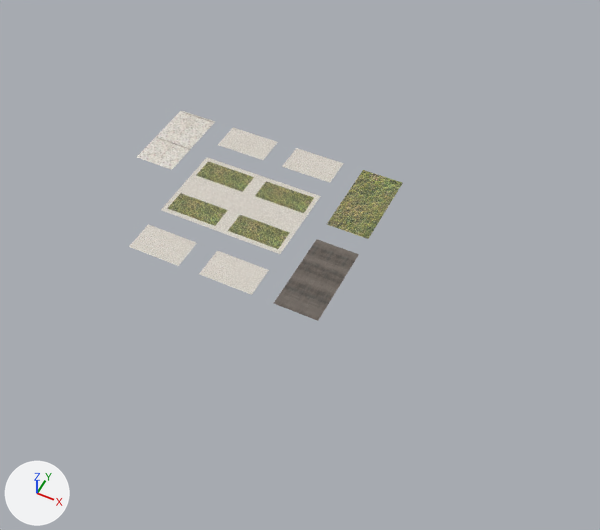
What one commit did to the OBJ model ProyectoFinal/ProyectoFinal/Models/Extras/Piso.obj.
Both versions are drawn from a 50 mm camera at (4339.0, -6908.0, 7824.0) aimed at (987.0, -205.0, -555.0). The lights are fixed; the arrows at lower left show +X, +Y and +Z. Where no turn or scale is listed for an object, it has been applied to the vertices.

Script lines for the objects in view, before the commit:
```python
ob_piso__cuadrantes__centro = bpy.data.objects.new('Piso_(cuadrantes)_Centro', me_piso__cuadrantes__centro)
ob_piso__cuadrantes__centro.location = (0.0, 0.0, 0.0)
ob_piso__cuadrantes__helipuerto = bpy.data.objects.new('Piso_(cuadrantes)_Helipuerto', me_piso__cuadrantes__helipuerto)
ob_piso__cuadrantes__helipuerto.location = (0.0, 0.0, 0.0)
ob_piso__cuadrantes__pasto = bpy.data.objects.new('Piso_(cuadrantes)_Pasto', me_piso__cuadrantes__pasto)
ob_piso__cuadrantes__pasto.location = (0.0, 0.0, 0.0)
ob_piso__cuadrantes__pisocentro = bpy.data.objects.new('Piso_(cuadrantes)_Pisocentro', me_piso__cuadrantes__pisocentro)
ob_piso__cuadrantes__pisocentro.location = (0.0, 0.0, 0.0)
ob_piso__cuadrantes__tierra = bpy.data.objects.new('Piso_(cuadrantes)_Tierra', me_piso__cuadrantes__tierra)
ob_piso__cuadrantes__tierra.location = (0.0, 0.0, 0.0)
# me_piso__cuadrantes__helipuerto
# before: 0 (1800.0, -1350.0, 0.0) at pixel (318, 320), 1 (1200.0, -1350.0, 0.0) at pixel (273, 303), 2 (1800.0, -150.0, 0.0) at pixel (358, 254)
# me_piso__cuadrantes__pasto
# before: 0 (1800.0, 1350.0, 0.0) at pixel (402, 182), 1 (1200.0, 1350.0, 0.0) at pixel (363, 169), 2 (1800.0, 150.0, 0.0) at pixel (368, 239)
# me_piso__cuadrantes__pisocentro
# before: 0 (-150.0, 1350.0, 0.0) at pixel (277, 141), 1 (150.0, 1350.0, 0.0) at pixel (296, 147), 4 (900.0, 1350.0, 0.0) at pixel (343, 163), 7 (-900.0, 1350.0, 0.0) at pixel (232, 127)
# before: 2 (-900.0, -1350.0, 0.0) at pixel (128, 246), 3 (900.0, -1350.0, 0.0) at pixel (251, 294), 5 (150.0, -1350.0, 0.0) at pixel (198, 274), 6 (-150.0, -1350.0, 0.0) at pixel (178, 266)
# also in view: 'Piso_(cuadrantes)_Centro_Pasto' at (0.0, 0.0, 0.0)
```
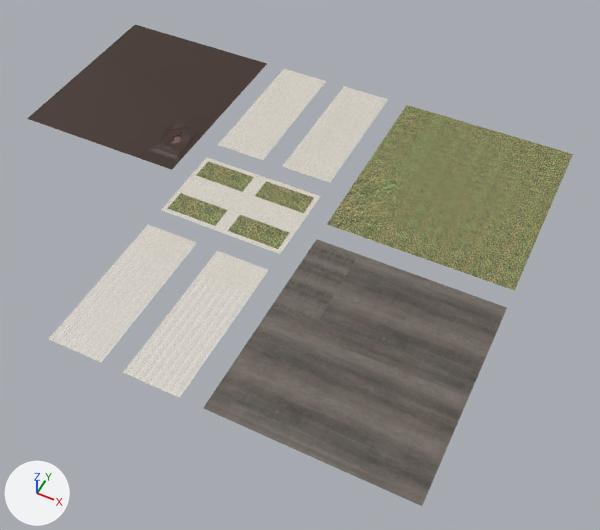
What differs and where, as boxes [x1, y1, x2, y2] in the pictures (600 x 530 px):
'Piso_(cuadrantes)_Helipuerto', reshaped (255% wider, 223% taller): before [274, 239, 359, 321]; after [203, 239, 507, 506]
'Piso_(cuadrantes)_Pasto', reshaped (221% wider, 167% taller): before [327, 170, 403, 239]; after [327, 105, 573, 291]
'Piso_(cuadrantes)_Pisocentro', reshaped (57% wider, 95% taller): before [129, 127, 344, 295]; after [49, 69, 388, 398]
'Piso_(cuadrantes)_Tierra', reshaped (205% wider, 143% taller): before [137, 111, 215, 170]; after [27, 25, 267, 170]
'Terrain', added (brown): after [162, 127, 192, 148]
'Terrain_bottom', added: after [170, 133, 183, 144]
part 1 of me_piso__cuadrantes__helipuerto, added: after [203, 255, 507, 506]
part 2 of me_piso__cuadrantes__pasto, added (yellow): after [363, 105, 573, 291]
part 3 of me_piso__cuadrantes__pisocentro, added: after [234, 69, 388, 163]
part 4 of me_piso__cuadrantes__pisocentro, added: after [49, 247, 251, 398]
part 5 of me_piso__cuadrantes__tierra, added (brown): after [27, 25, 267, 170]

Edits to the bpy script that builds the scene:
```text
Change me_piso__cuadrantes__helipuerto:
    verts and faces of me_piso__cuadrantes__helipuerto; kept vertices keep their numbers, new ones are numbered from 4
    remove me_piso__cuadrantes__helipuerto.from_pydata(...)  # 4 vertices, 1 face; spans x 1200.0..1800.0, y -1350.0..-150.0, z 0.0
    add me_piso__cuadrantes__helipuerto.from_pydata(...)  # 9 vertices, 4 faces; spans x 1200.0..3750.0, y -3000.0..-150.0, z 0.0
    me_piso__cuadrantes__helipuerto part 1
    add verts[4] = (3750.0, -3000.0, 0.0)  # pixel (422, 506)
    add verts[5] = (1200.0, -3000.0, 0.0)  # pixel (202, 408)
    add verts[6] = (1800.0, -3000.0, 0.0)  # pixel (251, 429)
    add verts[7] = (3750.0, -1350.0, 0.0)  # pixel (475, 382)
    add verts[8] = (3750.0, -150.0, 0.0)  # pixel (507, 307)
    add faces += [(0, 7, 8, 2), (0, 6, 4, 7), (0, 1, 5, 6)]
Change me_piso__cuadrantes__pasto:
    verts and faces of me_piso__cuadrantes__pasto; kept vertices keep their numbers, new ones are numbered from 4
    remove me_piso__cuadrantes__pasto.from_pydata(...)  # 4 vertices, 1 face; spans x 1200.0..1800.0, y 150.0..1350.0, z 0.0
    add me_piso__cuadrantes__pasto.from_pydata(...)  # 9 vertices, 4 faces; spans x 1200.0..3750.0, y 150.0..3000.0, z 0.0
    me_piso__cuadrantes__pasto part 2
    add verts[4] = (3750.0, 1350.0, 0.0)  # pixel (541, 227)
    add verts[5] = (3750.0, 150.0, 0.0)  # pixel (514, 290)
    add verts[6] = (1800.0, 3000.0, 0.0)  # pixel (444, 115)
    add verts[7] = (1200.0, 3000.0, 0.0)  # pixel (406, 104)
    add verts[8] = (3750.0, 3000.0, 0.0)  # pixel (573, 154)
    add faces += [(0, 2, 5, 4), (0, 4, 8, 6), (0, 6, 7, 1)]
Change me_piso__cuadrantes__pisocentro:
    verts and faces of me_piso__cuadrantes__pisocentro; kept vertices keep their numbers, new ones are numbered from 16
    remove me_piso__cuadrantes__pisocentro.from_pydata(...)  # 16 vertices, 4 faces; spans x -900.0..900.0, y -1350.0..1350.0, z 0.0
    add me_piso__cuadrantes__pisocentro.from_pydata(...)  # 24 vertices, 8 faces; spans x -900.0..900.0, y -3000.0..3000.0, z 0.0
    me_piso__cuadrantes__pisocentro part 3
    add for new, old in zip([*range(16, 20)], [0, 1, 4, 7]): verts[new] = verts[old] + (0.0, 1650.0, 0.0)
    add faces += [(0, 16, 19, 7), (1, 4, 18, 17)]
    me_piso__cuadrantes__pisocentro part 4
    add for new, old in zip([*range(20, 24)], [2, 3, 5, 6]): verts[new] = verts[old] + (0.0, -1650.0, 0.0)
    add faces += [(2, 20, 23, 6), (3, 5, 22, 21)]
Change me_piso__cuadrantes__tierra:
    remove me_piso__cuadrantes__tierra.from_pydata(...)  # 4 vertices, 1 face; spans x -1800.0..-1200.0, y 150.0..1350.0, z 0.0
    remove me_piso__cuadrantes__tierra.materials.append(mat_pisocentral)  # picture img_pisocentro_tga
    add me_piso__cuadrantes__tierra.from_pydata(...)  # 1067 vertices, 968 faces; spans x -3750.0..-1200.0, y 150.0..3000.0, z -25.0..32.0
    me_piso__cuadrantes__tierra part 5: 1063 vertices added at x -3750.0..-1200.0, y 150.0..3000.0, z -25.0..32.0
    add me_piso__cuadrantes__tierra.materials.append(mat_tierra)  # picture img_gravityfalls_021_reanimated_terrain_terrai_png
Add ob_terrain_bottom:
    ob_terrain_bottom = bpy.data.objects.new('Terrain_bottom', me_terrain_bottom)  # 1146 vertices, 2362 faces; spans x -1596.0..-1416.0, y 619.0..889.0, z -2.0..15.0; in mat_tierra (picture img_gravityfalls_021_reanimated_terrain_terrai_png)
    ob_terrain_bottom.location = (0.0, 0.0, 0.0)
Add ob_terrain:
    ob_terrain = bpy.data.objects.new('Terrain', me_terrain)  # 3608 vertices, 7232 faces; spans x -1723.0..-1268.0, y 501.0..1015.0, z -21.0..32.0; in mat_tierra (picture img_gravityfalls_021_reanimated_terrain_terrai_png)
    ob_terrain.location = (0.0, 0.0, 0.0)
```
